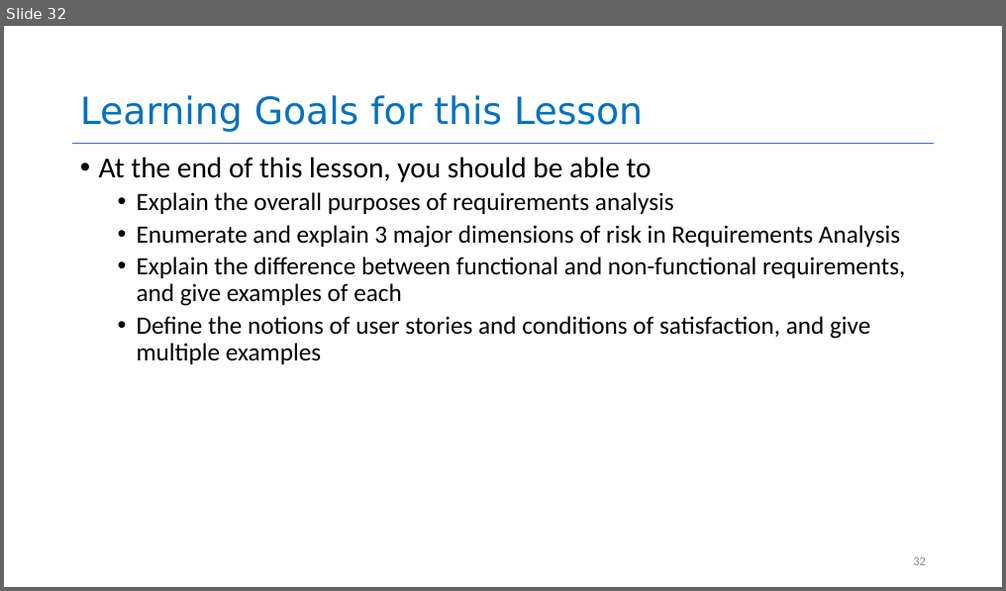
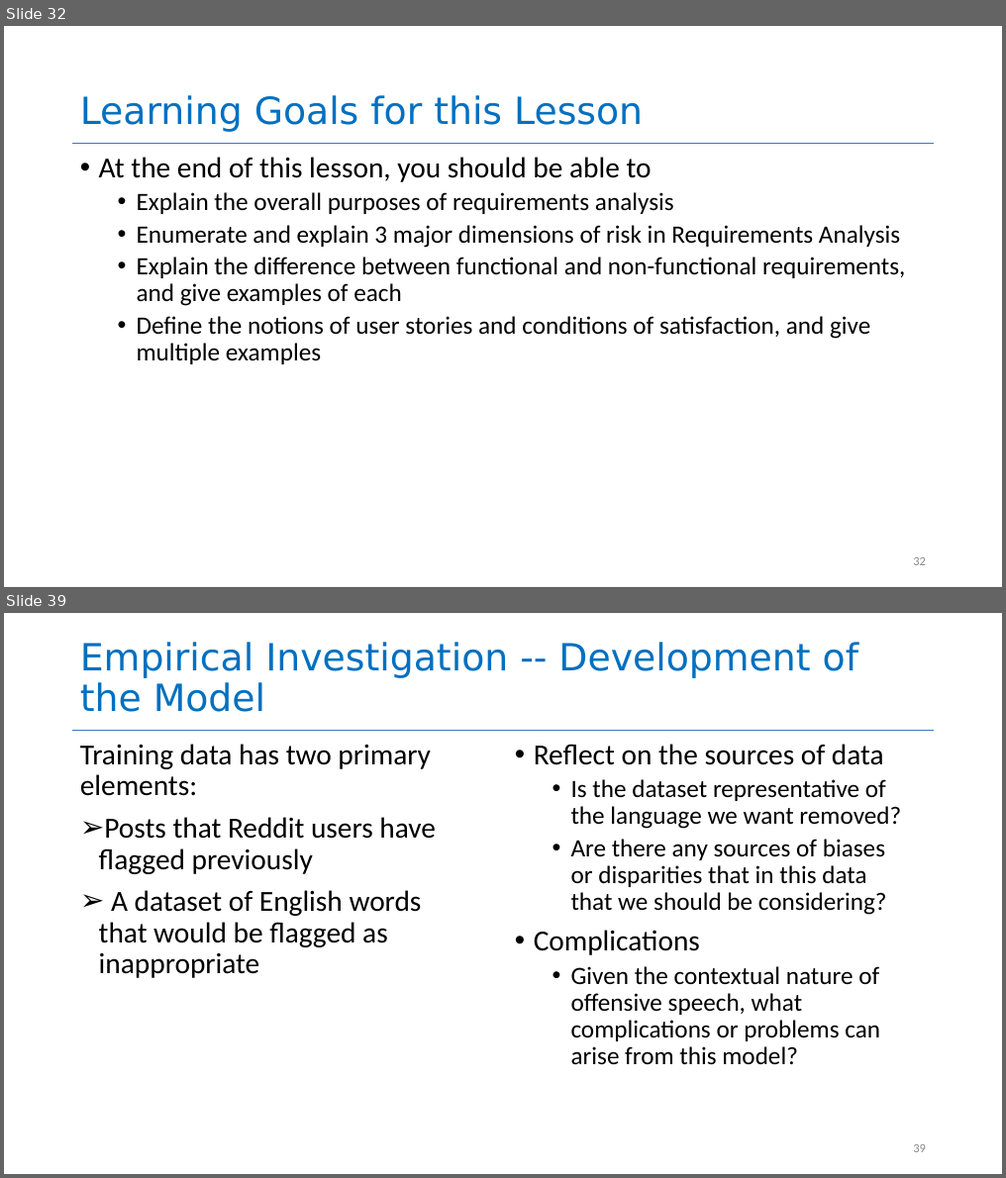
Before and after one commit to yashburshe/CS4530-Fall-2025, a slide deck: Slides/Module 01.2 Requirements Gathering.pptx. Shown one above the other, each under a label of ours: slide 32 before the commit, slides 32 and 39 after it; the slides between them are not shown. The pictures are 1006x591 and 1006x1178 pixels, drawn with LibreOffice and Linux fonts; fonts in the diff are those of the drawing. Boxes give left, top, right and bottom in pixels: in the first picture for what was removed or moved away, otherwise in the second. Text is boxed around its words. In the diff, an @@ line names an element or a change of style, - is before the commit and + after.

```diff
--- a/Slides/Module 01.2 Requirements Gathering.pptx
+++ b/Slides/Module 01.2 Requirements Gathering.pptx
@@ slide 39 added at [4,613,1002,1174], background #FFFFFF; not listed: 1 template element that a slide beside it also shows @@
@@ title added at [80,642,858,712], 36 pt, text #0070C0 @@
+Empirical Investigation -- Development of the Model
@@ text added at [80,744,436,978], 28 pt, text #000000 @@
+Training data has two primary elements:
+➢ Posts that Reddit users have flagged previously
+➢ A dataset of English words that would be flagged as inappropriate
@@ text added at [534,744,901,1065], 24 pt, text #000000 @@
+• Reflect on the sources of data
+  • Is the dataset representative of the language we want removed?
+  • Are there any sources of biases or disparities that in this data that we should be considering?
+• Complications
+  • Given the contextual nature of offensive speech, what complications or problems can arise from this model?
@@ page number added at [913,1145,926,1153], 12 pt, text #8C8C8C @@
+39
```
Also in this commit, not shown: 10 other slides added, 1 other file.
